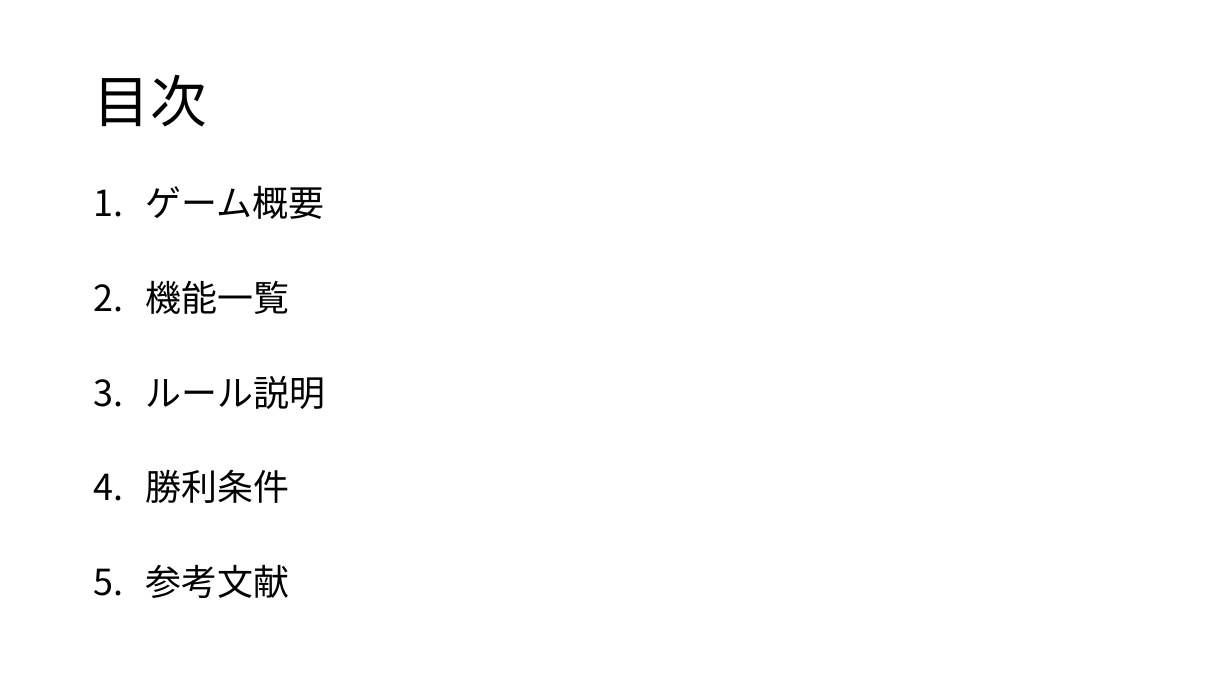
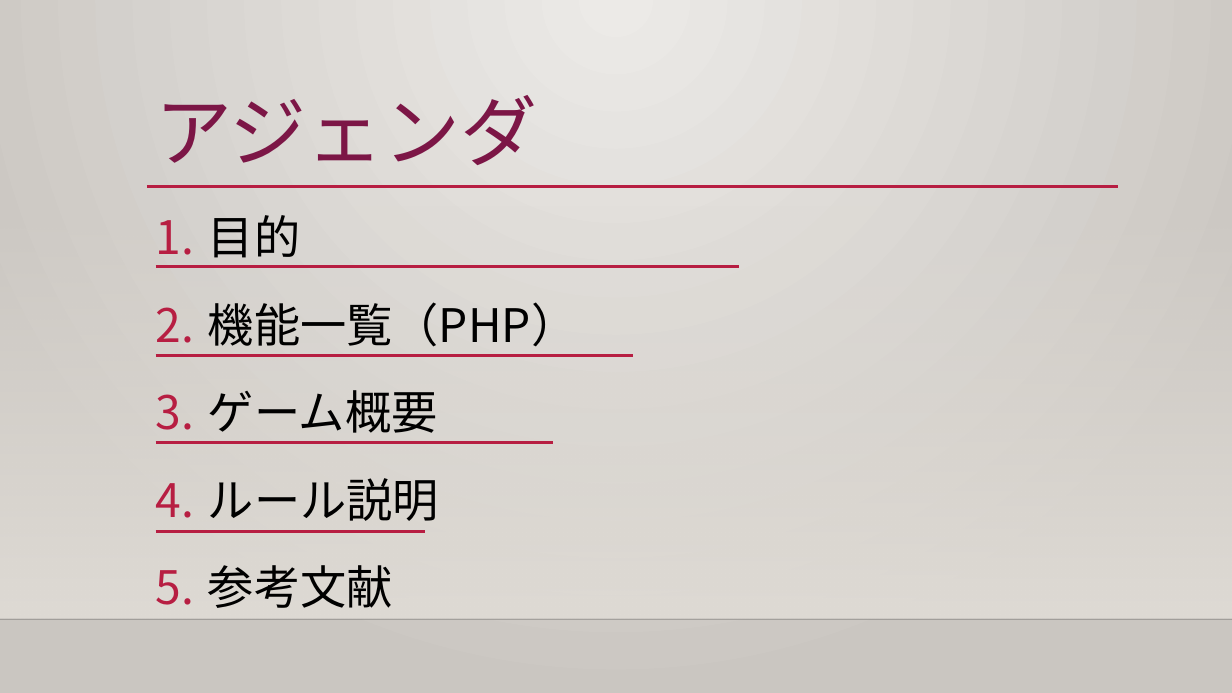
Before and after one commit to ivy239001/threerings, a slide deck: slide 2 of ThreeRings.pptx. Drawn at 1232x693 pixels with LibreOffice and Linux fonts; fonts in the diff are those of the drawing; background and template pictures are left out. Boxes give left, top, right and bottom in pixels: in the first picture for what was removed or moved away, otherwise in the second. Text is boxed around its words. In the diff, an @@ line names an element or a change of style, - is before the commit and + after.

```diff
--- a/ThreeRings.pptx
+++ b/ThreeRings.pptx
@@ background #FFFFFF to gradient #ECEAE7 to #CAC7C1 @@
@@ title "アジェンダ" at bbox=[156, 95, 538, 165]: vertical alignment middle to top @@
@@ title at bbox=[156, 95, 538, 165]: text changed; size 44 to 60 pt; text colour #000000 to #7C1646 @@
-目次
+アジェンダ
@@ rectangle added at bbox=[0, 204, 1232, 619], fill gradient #DFDBD5 @@
@@ text "目的": place and size @@
-text "目的" at bbox=[146, 185, 325, 598]
+text "目的" at bbox=[208, 215, 577, 608]
@@ line added from (147, 187) to (1118, 187), #B71E42 2.5 pt @@
@@ text at bbox=[208, 215, 577, 347]: paragraphs added @@
+1. 目的
+2. 機能一覧（PHP）
@@ line added from (155, 266) to (739, 266), #B71E42 2.25 pt @@
@@ text at bbox=[146, 280, 290, 314]: paragraph removed @@
-2. 機能一覧
@@ line added from (155, 356) to (633, 356), #B71E42 2.25 pt @@
@@ text at bbox=[208, 390, 439, 608]: size 28 to 36 pt in "ゲーム概要", "ルール説明", "参考文献"; line spacing 0.8 to 1; more space between paragraphs @@
@@ line added from (155, 443) to (554, 443), #B71E42 2.25 pt @@
@@ text at bbox=[146, 469, 290, 503]: paragraph removed @@
-4. 勝利条件
@@ line added from (155, 531) to (425, 531), #B71E42 2.25 pt @@
@@ line added from (0, 619) to (1232, 619), #000001 1 pt @@
```
Also in this commit, not shown: 8 other slides changed, 2 slides added, 5 other files.
